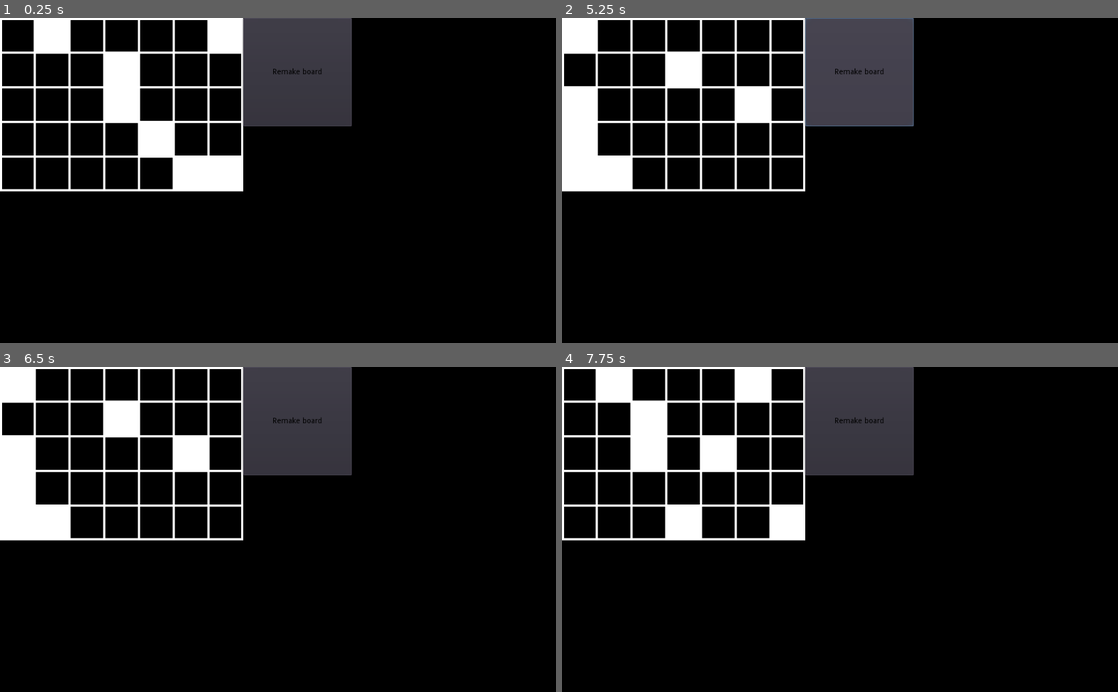
Above: before the commit, frames 1-4 (two rows, left to right).
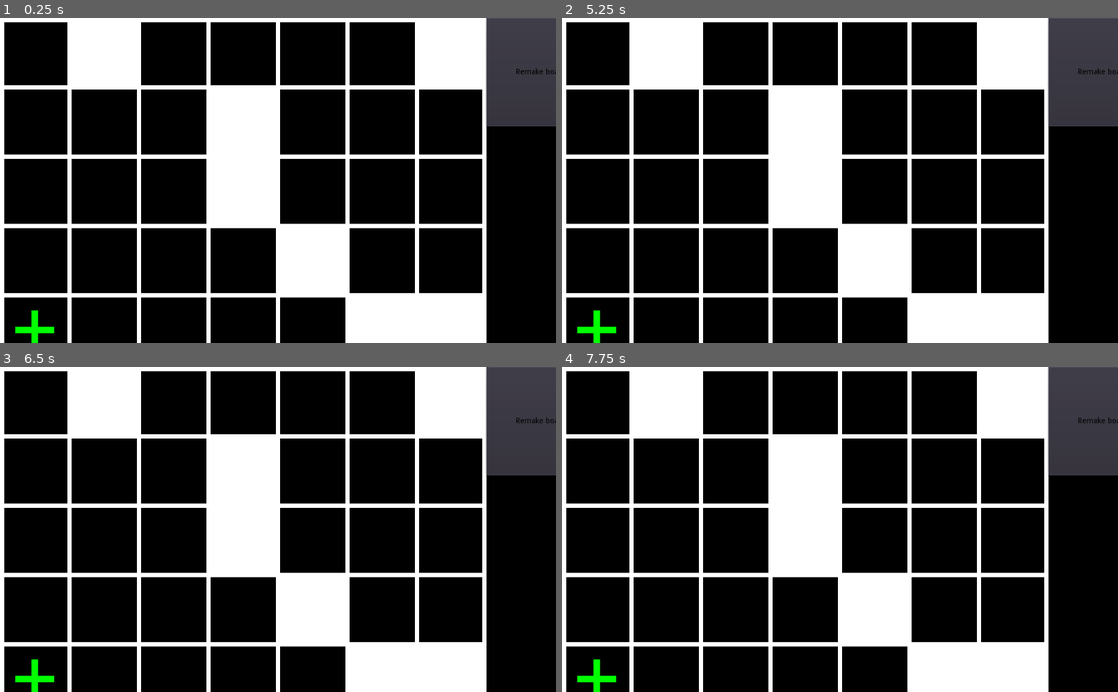
Above: after the commit, the same moments.

Repository: 0stam/turn-based-game
Game: Godot game, scene res://test_scene/TestScene.tscn
Same seed, same stepped clock (60 frames per second), same inputs: the game is played once before the commit and once after it.
Inputs (mouse positions are in pixels of both pictures, inside the frame that each line leads up to; where the layout moved, square brackets give the same spot in the first picture):
- Up to frame 1 (0.25 s): no input
- Up to frame 2 (5.25 s): click (595, 53) [578, 34] at 0.5 s; click (612, 34) at 1.27 s; click (667, 53) at 2.02 s; click (650, 34) at 2.77 s; click (734, 53) at 3.52 s; click (684, 34) at 4.27 s; click (806, 53) at 5.02 s
- Up to frame 3 (6.5 s): click (155, 383) at 5.77 s
- Up to frame 4 (7.75 s): click (873, 402) at 6.52 s; click (751, 383) at 7.27 s

The runs differ from the first frame. In frame 1, 37% of the frame differs, in the area x 0-100%, y 0-100%; in frame 2, 38%; in frame 3, 38%; in frame 4, 37%.

Commit message:
Add board in-field graphic and border auto scaling
Simple heal object without collision was also added for test purposes.

Diff:
--- a/board/board.gd
+++ b/board/board.gd
@@ -5,11 +5,10 @@
 var textures_path = "res://board/art"
 var textures = {
 	"field": "field.png",
-	"border": "border.png",
 }
 
 export var size : Vector2 = Vector2(6, 6)
-export var texture_size : int = 64
+export var texture_size : int = 128
 var resizable = [self] # Nodes requiring resizing on columns/rows count change
 var initialized = false
 
@@ -40,7 +39,13 @@
 
 	# Loading sized textures
 	grid.texture = load(textures_path.plus_file(texture_size).plus_file(textures["field"]))
-	border.texture = load(textures_path.plus_file(texture_size).plus_file(textures["border"]))
+
+	# Setting border size
+	var margin : int = round(0.06 * texture_size)
+	border.patch_margin_bottom = margin
+	border.patch_margin_left = margin
+	border.patch_margin_right = margin
+	border.patch_margin_top = margin
 
 	for i in resizable: # Resizing children
 		i.rect_min_size = size * texture_size
--- a/board/board.tscn
+++ b/board/board.tscn
@@ -1,13 +1,13 @@
 [gd_scene load_steps=5 format=2]
 
-[ext_resource path="res://board/art/100/field.png" type="Texture" id=1]
-[ext_resource path="res://board/art/100/border.png" type="Texture" id=2]
-[ext_resource path="res://global/themes/0_separation.tres" type="Theme" id=3]
-[ext_resource path="res://board/board.gd" type="Script" id=4]
+[ext_resource path="res://board/board.gd" type="Script" id=1]
+[ext_resource path="res://global/themes/0_separation.tres" type="Theme" id=2]
+[ext_resource path="res://board/art/100/field.png" type="Texture" id=3]
+[ext_resource path="res://board/art/border.png" type="Texture" id=4]
 
 [node name="Board" type="Control"]
 rect_min_size = Vector2( 600, 600 )
-script = ExtResource( 4 )
+script = ExtResource( 1 )
 __meta__ = {
 "_edit_use_anchors_": false
 }
@@ -38,7 +38,8 @@
 margin_right = 600.0
 margin_bottom = 600.0
 rect_min_size = Vector2( 600, 600 )
-texture = ExtResource( 2 )
+texture = ExtResource( 4 )
+draw_center = false
 patch_margin_left = 7
 patch_margin_top = 7
 patch_margin_right = 7
--- a/board/button.tscn
+++ b/board/button.tscn
@@ -6,6 +6,7 @@
 margin_right = 100.0
 margin_bottom = 100.0
 rect_min_size = Vector2( 100, 100 )
+expand = true
 script = ExtResource( 1 )
 __meta__ = {
 "_edit_use_anchors_": false
--- a/data/generators/simple.json
+++ b/data/generators/simple.json
@@ -1,6 +1,7 @@
 {
 	"id": "simple",
 	"objects": [
-		{"id": "wall", "round": "math", "quantity": [0.2, 0]}
+		{"id": "wall", "round": "math", "quantity": [0.2, 0]},
+		{"id": "heal", "round": "up", "quantity": [0.02, 0]}
 	]
 }
--- a/data/objects/cross.json
+++ /dev/null
@@ -1,5 +0,0 @@
-{
-	"id": "cross",
-	"collision": false,
-	"graphic": null
-}
--- /dev/null
+++ b/data/objects/heal.json
@@ -0,0 +1,5 @@
+{
+	"id": "heal",
+	"collision": false,
+	"graphic": "objects/heal.png"
+}
--- a/data/test.json
+++ b/data/test.json
@@ -1,7 +1,7 @@
 {
 	"objects": [
 		"objects/wall.json",
-		"objects/cross.json"
+		"objects/heal.json"
 	],
 	"generators": [
 		"generators/simple.json"
--- a/project.godot
+++ b/project.godot
@@ -23,6 +23,29 @@
 
 Signals="*res://global/autoload/signals.gd"
 
+[importer_defaults]
+
+texture={
+"compress/bptc_ldr": 0,
+"compress/hdr_mode": 0,
+"compress/lossy_quality": 0.7,
+"compress/mode": 0,
+"compress/normal_map": 0,
+"detect_3d": true,
+"flags/anisotropic": false,
+"flags/filter": false,
+"flags/mipmaps": false,
+"flags/repeat": 0,
+"flags/srgb": 2,
+"process/HDR_as_SRGB": false,
+"process/fix_alpha_border": true,
+"process/invert_color": false,
+"process/premult_alpha": false,
+"size_limit": 0,
+"stream": false,
+"svg/scale": 1.0
+}
+
 [rendering]
 
 environment/default_environment="res://default_env.tres"
Binary file added: art/objects/heal.png
Not shown, changed: art/objects/heal.png.import
Binary file added: board/art/128/field.png
Not shown, changed: board/art/128/field.png.import
Binary file removed: board/art/64/border.png
Binary file added: board/art/border.png
Not shown: 2 places in board/board.tscn that only renumber resources
Not shown, added: art/objects/wall.png~
Not shown, added: board/art/100/border.png~
Not shown, added: data/.test.json.swp
Not shown, added: data/generators/.simple.json.swp
Not shown, added: data/objects/.heal.json.swp
